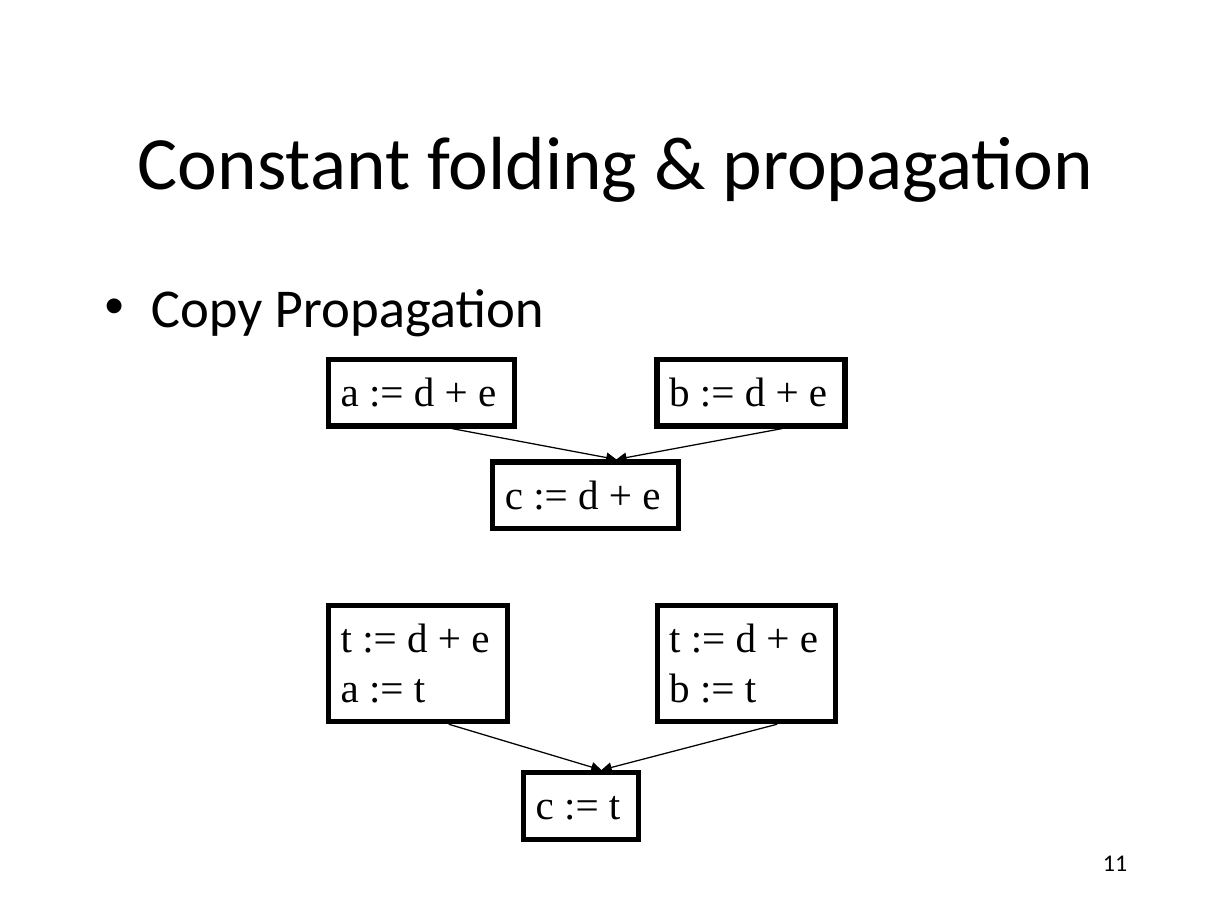
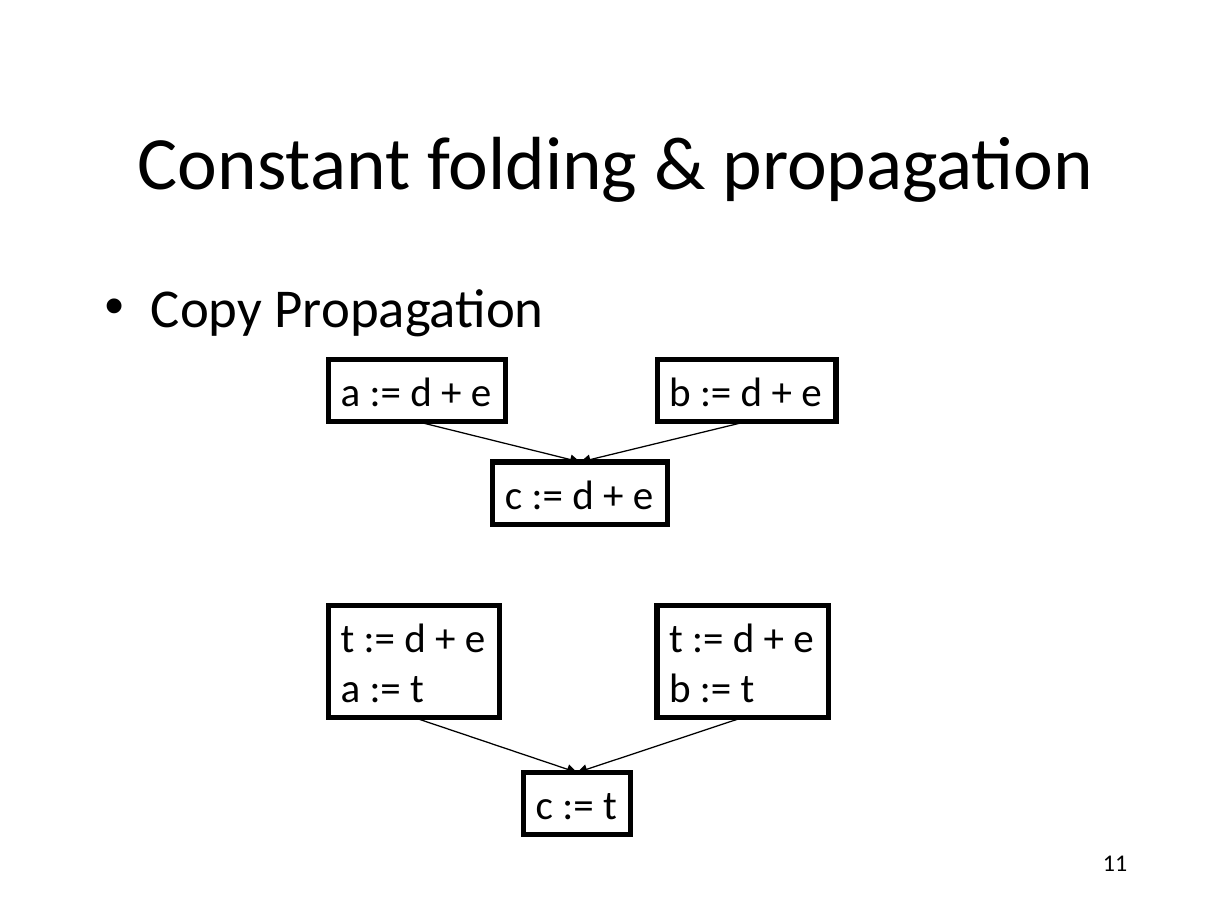
Before and after one commit to anoopsarkar/compilers-class, a slide deck: slide 11 of assets/ppt/opt/opt.pptx. Drawn at 1232x924 pixels with LibreOffice and Linux fonts; fonts in the diff are those of the drawing. Boxes give left, top, right and bottom in pixels: in the first picture for what was removed or moved away, otherwise in the second. Text is boxed around its words. In the diff, an @@ line names an element or a change of style, - is before the commit and + after.

Commit message:
opt slides font changed

```diff
--- a/assets/ppt/opt/opt.pptx
+++ b/assets/ppt/opt/opt.pptx
@@ rectangle "a := d + e": place and size @@
-rectangle "a := d + e" at bbox=[329, 360, 515, 426]
+rectangle "a := d + e" at bbox=[329, 360, 506, 423]
@@ rectangle "b := d + e": place and size @@
-rectangle "b := d + e" at bbox=[657, 360, 845, 426]
+rectangle "b := d + e" at bbox=[657, 360, 835, 423]
@@ arrow moved from (452, 429) - (616, 460) to (418, 421) - (580, 462) @@
@@ arrow moved from (782, 429) - (616, 460) to (747, 421) - (580, 462) @@
@@ font Times New Roman to Calibri in 6 elements at bbox=[657, 606, 828, 718], bbox=[329, 606, 500, 718], bbox=[329, 360, 506, 423], bbox=[657, 360, 835, 423], bbox=[524, 772, 631, 835], bbox=[493, 462, 668, 525] @@
@@ rectangle "c := d + e": place and size @@
-rectangle "c := d + e" at bbox=[493, 462, 679, 529]
+rectangle "c := d + e" at bbox=[493, 462, 668, 525]
@@ rectangle "t := d + e": place and size @@
-rectangle "t := d + e" at bbox=[329, 606, 508, 722]
+rectangle "t := d + e" at bbox=[329, 606, 500, 718]
@@ rectangle "t := d + e": place and size @@
-rectangle "t := d + e" at bbox=[657, 606, 835, 722]
+rectangle "t := d + e" at bbox=[657, 606, 828, 718]
@@ arrow moved from (448, 724) - (601, 770) to (414, 717) - (577, 772) @@
@@ arrow moved from (777, 724) - (601, 770) to (743, 717) - (577, 772) @@
@@ rectangle "c := t": place and size @@
-rectangle "c := t" at bbox=[524, 772, 638, 839]
+rectangle "c := t" at bbox=[524, 772, 631, 835]
```
Also in this commit, not shown: 14 other slides changed, 1 other file.
